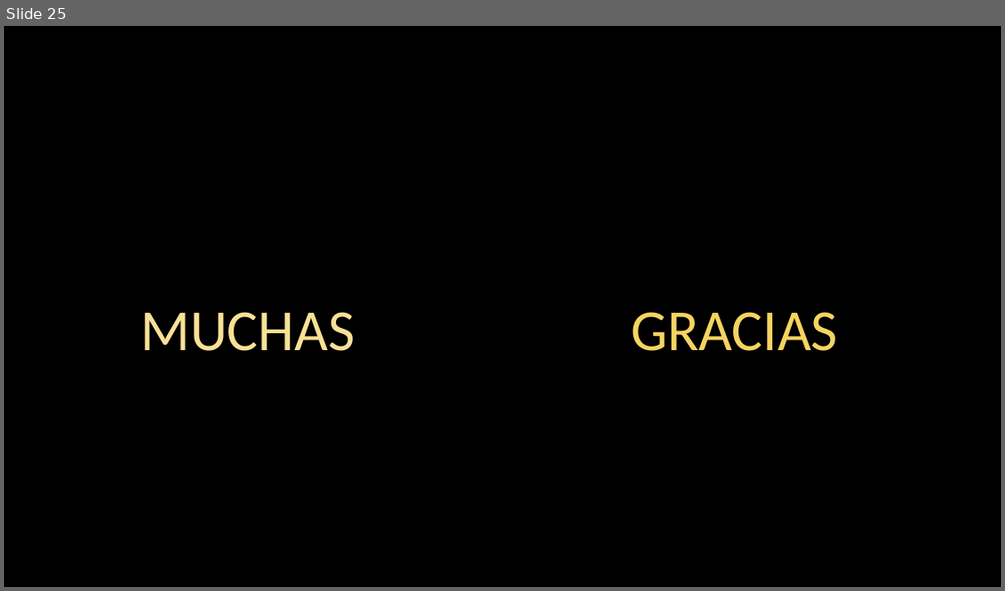
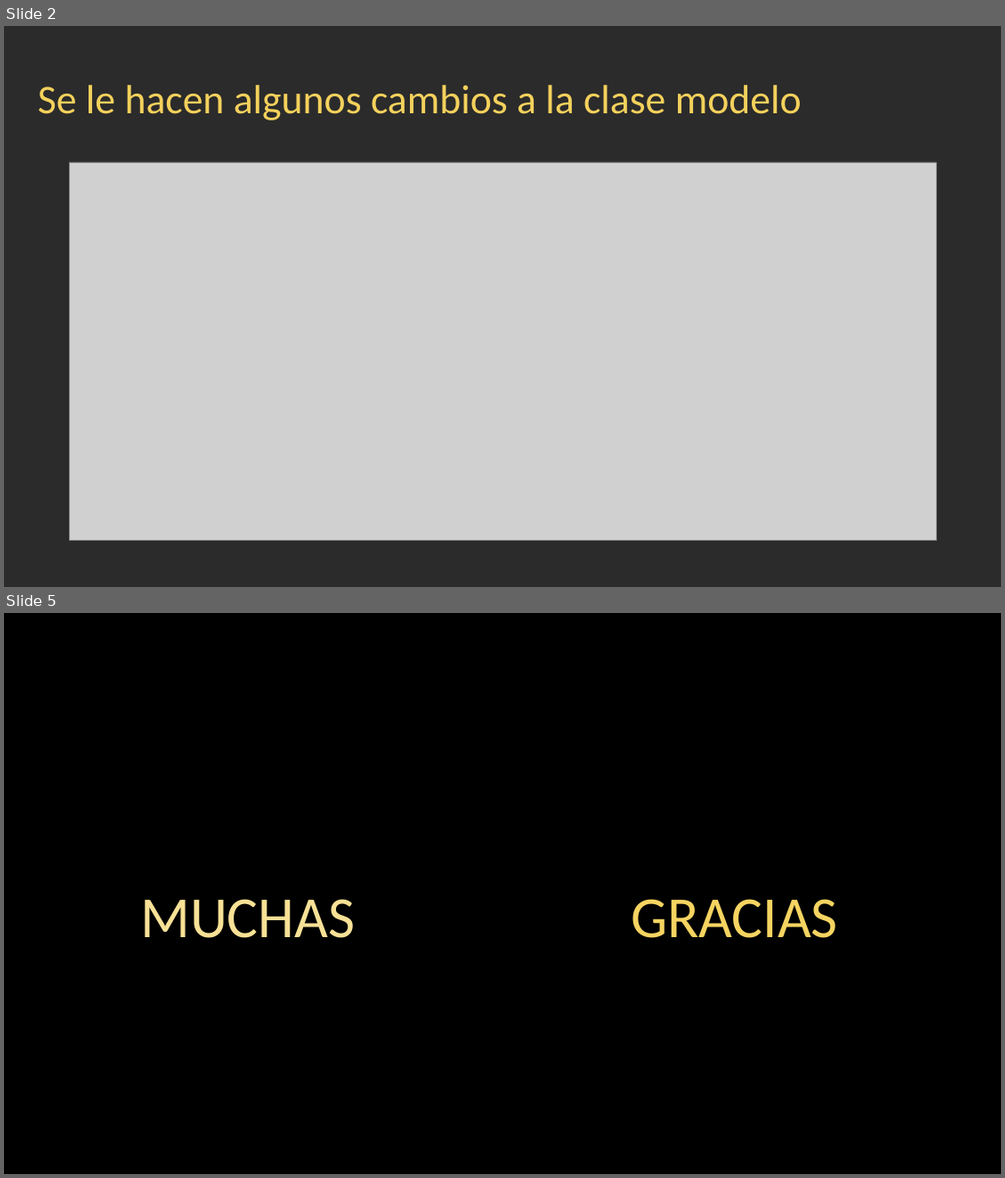
Before and after one commit to srodriguezp/.NetCore, a slide deck: 13) .Net MAUI/SQLite MAUI Blazor Híbrida (2024).pptx. Shown one above the other, each under a label of ours: slide 25 before the commit, slides 2 and 5 after it; the slides between them are not shown. The pictures are 1005x591 and 1005x1178 pixels, drawn with LibreOffice and Linux fonts; fonts in the diff are those of the drawing; grey boxes stand for pictures; background and template pictures are left out; a plain dark background stands for a picture behind light text. Boxes give left, top, right and bottom in pixels: in the first picture for what was removed or moved away, otherwise in the second. Text is boxed around its words. In the diff, an @@ line names an element or a change of style, - is before the commit and + after.

```diff
--- a/13) .Net MAUI/SQLite MAUI Blazor Híbrida (2024).pptx
+++ b/13) .Net MAUI/SQLite MAUI Blazor Híbrida (2024).pptx
@@ slide 2 added at <box>4,26,1001,587</box>, background picture (left out) @@
@@ text added at <box>38,85,801,120</box>, 78.4 pt, text #F4D15C @@
+Se le hacen algunos cambios a la clase modelo
@@ picture added at <box>69,162,936,540</box> @@
@@ what was slide 25 is now slide 5 @@
```
Also in this commit, not shown: 1 slide changed, 2 other slides added, 23 slides removed, 44 other files.
